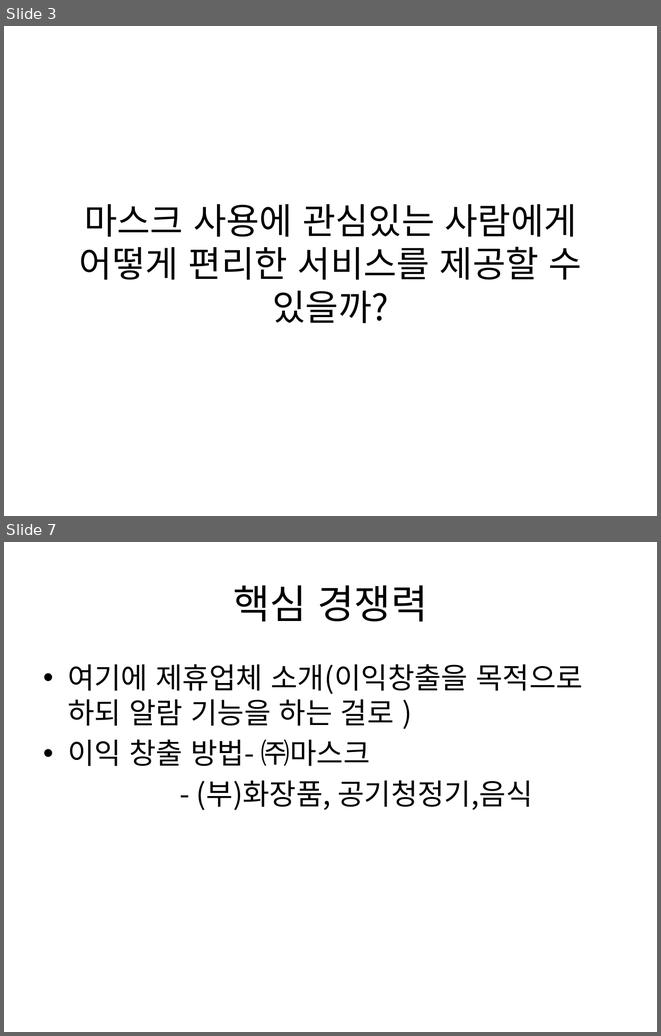
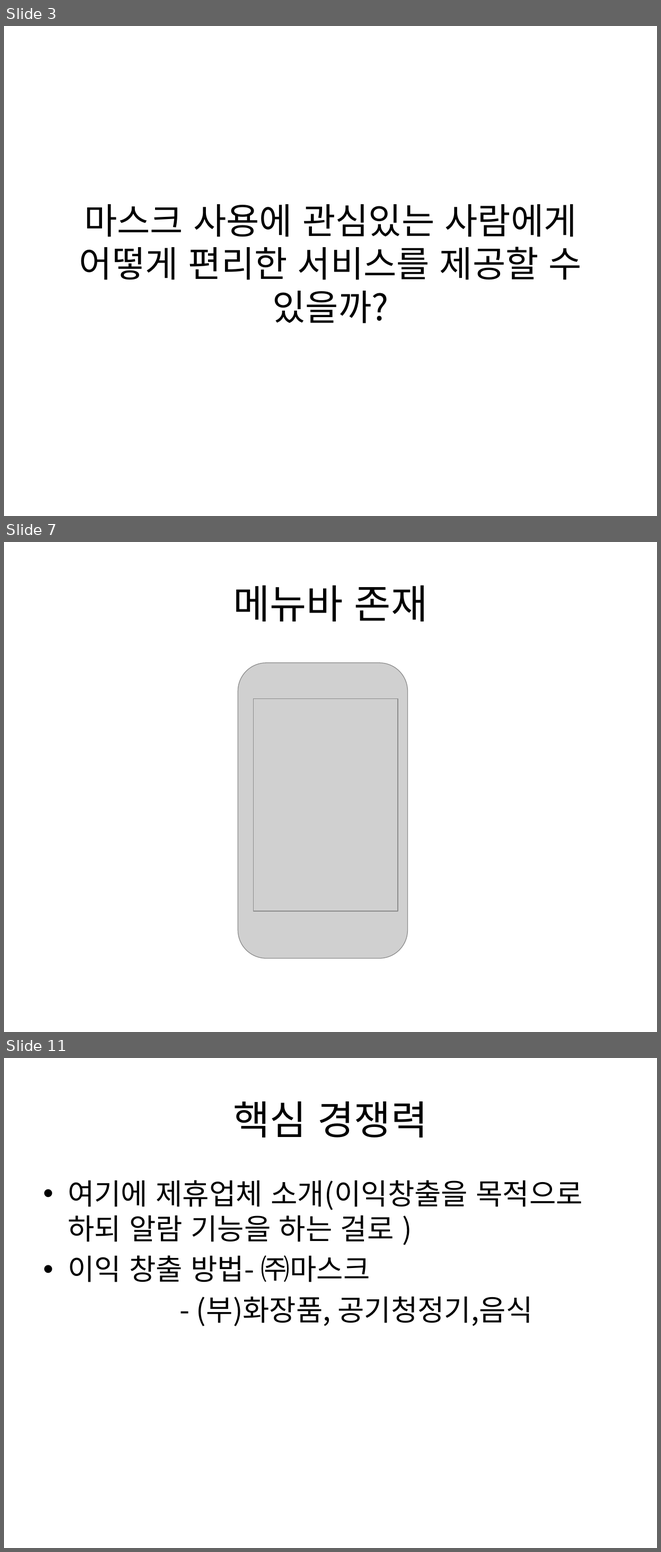
Before and after one commit to pasongsj/ideatone, a slide deck: ideatoneppt.pptx. Shown one above the other, each under a label of ours: slides 3 and 7 before the commit, slides 3, 7 and 11 after it; the slides between them are not shown. The pictures are 661x1036 and 661x1552 pixels, drawn with LibreOffice and Linux fonts; fonts in the diff are those of the drawing; grey boxes stand for pictures. Boxes give left, top, right and bottom in pixels: in the first picture for what was removed or moved away, otherwise in the second. Text is boxed around its words. In the diff, an @@ line names an element or a change of style, - is before the commit and + after.

```diff
--- a/ideatoneppt.pptx
+++ b/ideatoneppt.pptx
@@ slide 7 added at [4, 542, 657, 1032], background #FFFFFF @@
@@ title added at [233, 585, 428, 622], 44 pt, text #000000 @@
+메뉴바 존재
@@ picture added at [238, 663, 407, 958] @@
@@ picture added at [254, 699, 398, 911] @@
@@ what was slide 7 is now slide 11 @@
```
Also in this commit, not shown: 6 other slides added, 3 slides removed, 1 other file.
